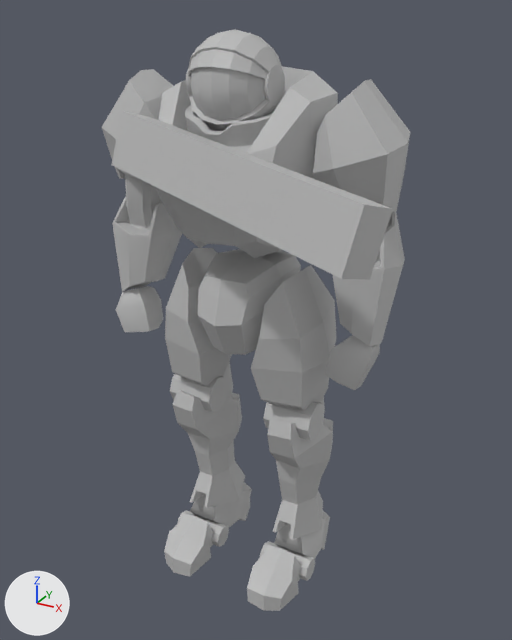
Two versions of the FBX model Content/scenes/monsters/marine/marine_anim.fbx, one commit apart.
One viewpoint serves both versions: a 50 mm camera at (0.338, -0.589, 0.61) aimed at (0.027, -0.023, 0.327). The axes (+X, +Y, +Z) are drawn at lower left. The lights are the same throughout. Where no turn or scale is listed for an object, it has been applied to the vertices.

Objects in the first picture: 'marine', 'weaponPlaceholder'.
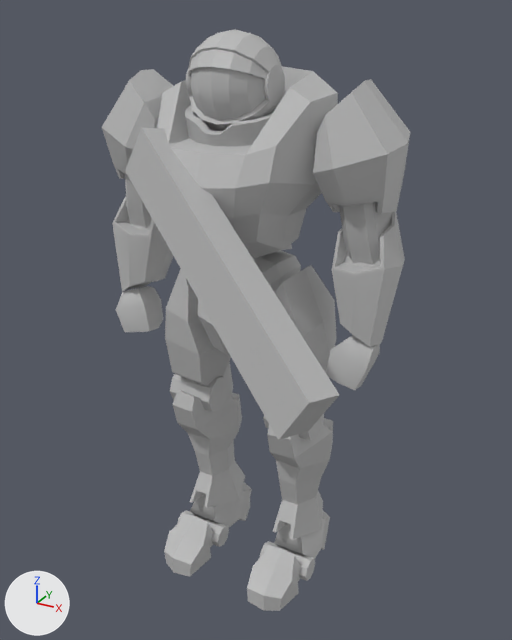
Changed parts and their boxes [x1, y1, x2, y2] in the pictures (512 x 640 px):
'weaponPlaceholder', moved, turned
    before: [111, 111, 393, 280]
    after: [125, 127, 339, 440]

Patch to the scene script:
```diff
--- a/Content/scenes/monsters/marine/marine_anim.fbx.py
+++ b/Content/scenes/monsters/marine/marine_anim.fbx.py
@@ ob_weaponplaceholder @@
 ob_weaponplaceholder = bpy.data.objects.new('weaponPlaceholder', me_weaponplaceholder_ncl1_1)
-ob_weaponplaceholder.location = (-0.032, -0.089, 0.445)
-ob_weaponplaceholder.rotation_euler = (1.667, 0.259, 1.22)  # degrees (96, 15, 70)
+ob_weaponplaceholder.location = (-0.04, -0.079, 0.413)
+ob_weaponplaceholder.rotation_euler = (2.124, 0.131, 1.158)  # degrees (122, 7.5, 66)
 ob_weaponplaceholder.scale = (0.01, 0.01, 0.01)
```
